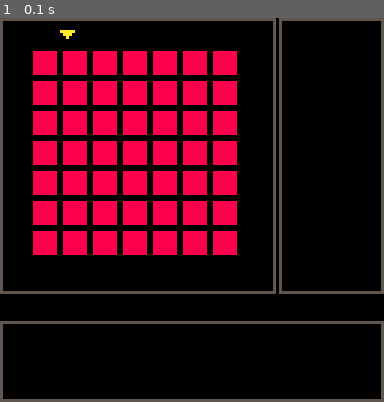
Above: before the commit, frame 1.
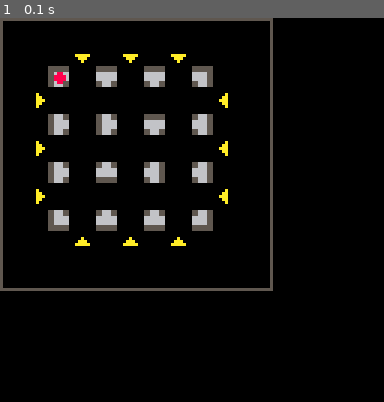
Above: after the commit, the same moment.

Repository: jeff-adams/pico8
Game: PICO-8 cartridge dev/labrynth.p8
The game is run twice, just before and just after one commit, with the same random seed, the same clock (stepped at 60 frames per second) and the same inputs.
Inputs:
- Up to frame 1 (0.1 s): no input

The runs differ from the first frame. In frame 1, 27% of the frame differs, in the area x 0-100%, y 0-100%.

Commit message:
Labrynth sprites and tile shuffle

Diff:
--- a/dev/labrynth.p8
+++ b/dev/labrynth.p8
@@ -5,7 +5,8 @@
 --by atomicxistence
 
 function _init()
-	labx,laby=10,10
+	cls()
+	lab=randomize_lab()
 end
 
 function _update()
@@ -14,32 +15,54 @@
 
 function _draw()
 	cls()
-	drawborders()
-	drawlab()
-	drawindicators()
+	draw_borders()
+	map()
+	draw_lab(8,8)
+	spr(5,16,16)
 end
 
-function drawborders()
-	rect(0,0,91,91,5)
-	rect(93,0,127,91,5)
-	rect(0,101,127,127,5)
+function draw_borders()
+	color(5)
+	rect(0,0,90,90)
+	--rect(92,0,127,12)
+	--rect(0,101,127,127)
 end
 
-function drawlab()
-	for i=1,7 do
-		for j=1,7 do
-			local x,y=i*10,j*10
-			rectfill(x+1,y+1,x+8,y+8,8)
-		end
+function draw_lab(_x,_y)
+	for i=1,9 do
+		local _tile=lab[i]
 	end
 end
+-->8
+--labrynth setup
 
-function drawindicators()
-	color(10)
-	line(labx+12,laby-4,labx+10,laby-6)
-	line(labx+14,laby-6)
-	line(labx+12,laby-4)
-	line(labx+12,laby-5)
+function randomize_lab()
+	local _lab={}
+	--add 13 straight tiles (spr 33-36)
+	add(_lab,add_tiles(33,13))
+	--add 9 corner tiles (spr 17-20)
+	add(_lab,add_tiles(17,9))
+	--add 12 t tiles (spr 49-52)
+	add(_lab,add_tiles(49,12))
+	_lab=shuffle_tiles(_lab)
+	return _lab
+end
+
+function add_tiles(_sprite,_count)
+	local _tiles={}
+	for i=1,_count do
+		add(_tiles,flr(rnd(4)+_sprite))
+	end
+	return _tiles
+end
+
+function shuffle_tiles(_tiles)
+print(#_tiles,10,10)
+	for i=#_tiles, 2, -1 do
+  local j=flr(rnd(i))
+  _tiles[i],_tiles[j]=_tiles[j],_tiles[i]
+ end
+	return _tiles
 end
 
 
@@ -48,3 +71,39 @@
 
 
 
+…(25 lines of a section not shown)…
+__map__
+0000000000000000000000000000000000000000000000000000000000000000000000000000000000000000000000000000000000000000000000000000000000000000000000000000000000000000000000000000000000000000000000000000000000000000000000000000000000000000000000000000000000000000
+0000000100010001000000000000000000000000000000000000000000000000000000000000000000000000000000000000000000000000000000000000000000000000000000000000000000000000000000000000000000000000000000000000000000000000000000000000000000000000000000000000000000000000
+0000110032003200120000000000000000000000000000000000000000000000000000000000000000000000000000000000000000000000000000000000000000000000000000000000000000000000000000000000000000000000000000000000000000000000000000000000000000000000000000000000000000000000
+0004000000000000000200000000000000000000000000000000000000000000000000000000000000000000000000000000000000000000000000000000000000000000000000000000000000000000000000000000000000000000000000000000000000000000000000000000000000000000000000000000000000000000
+0000310031003200330000000000000000000000000000000000000000000000000000000000000000000000000000000000000000000000000000000000000000000000000000000000000000000000000000000000000000000000000000000000000000000000000000000000000000000000000000000000000000000000
+0004000000000000000200000000000000000000000000000000000000000000000000000000000000000000000000000000000000000000000000000000000000000000000000000000000000000000000000000000000000000000000000000000000000000000000000000000000000000000000000000000000000000000
+0000310034003300330000000000000000000000000000000000000000000000000000000000000000000000000000000000000000000000000000000000000000000000000000000000000000000000000000000000000000000000000000000000000000000000000000000000000000000000000000000000000000000000
+0004000000000000000200000000000000000000000000000000000000000000000000000000000000000000000000000000000000000000000000000000000000000000000000000000000000000000000000000000000000000000000000000000000000000000000000000000000000000000000000000000000000000000
+0000140034003400130000000000000000000000000000000000000000000000000000000000000000000000000000000000000000000000000000000000000000000000000000000000000000000000000000000000000000000000000000000000000000000000000000000000000000000000000000000000000000000000
+0000000300030003000000000000000000000000000000000000000000000000000000000000000000000000000000000000000000000000000000000000000000000000000000000000000000000000000000000000000000000000000000000000000000000000000000000000000000000000000000000000000000000000
Not shown, changed: 30 lines of the sprite sheet (__gfx__) section of dev/labrynth.p8
